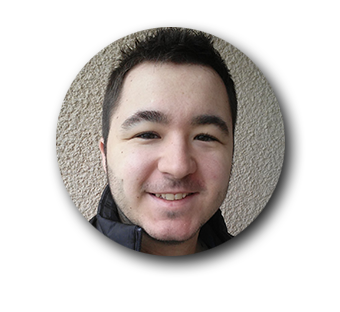
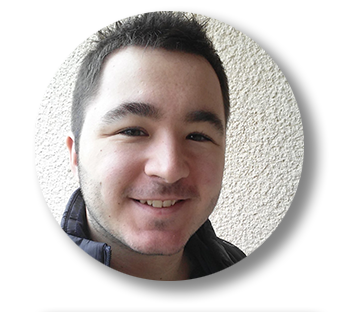
The second 340x312 image is a revision of the first. Changes to its layers:
renamed "IMG_20160407_101648" to "IMG_20160407_101658", painted on it over [left=35, top=11, right=304, bottom=281]
